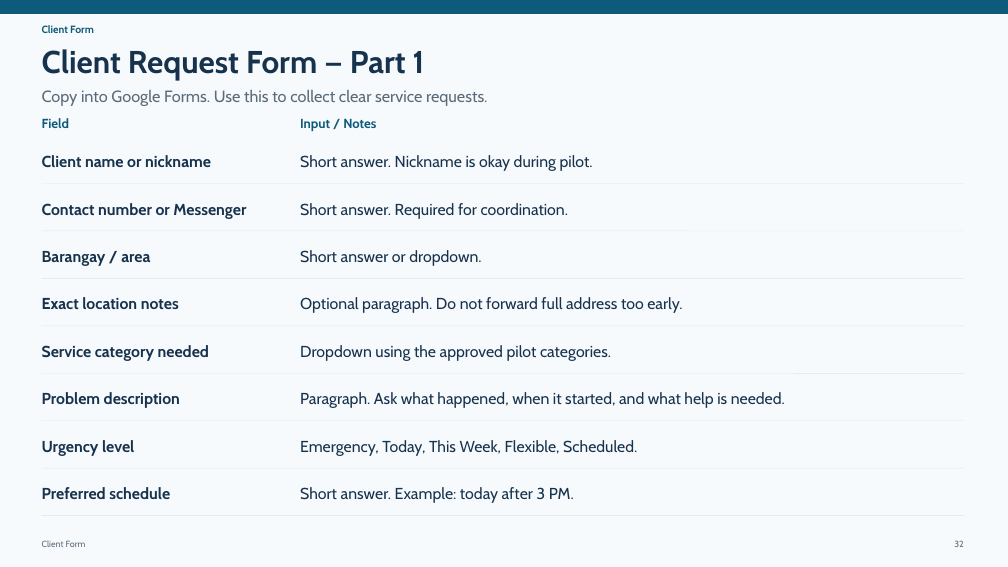
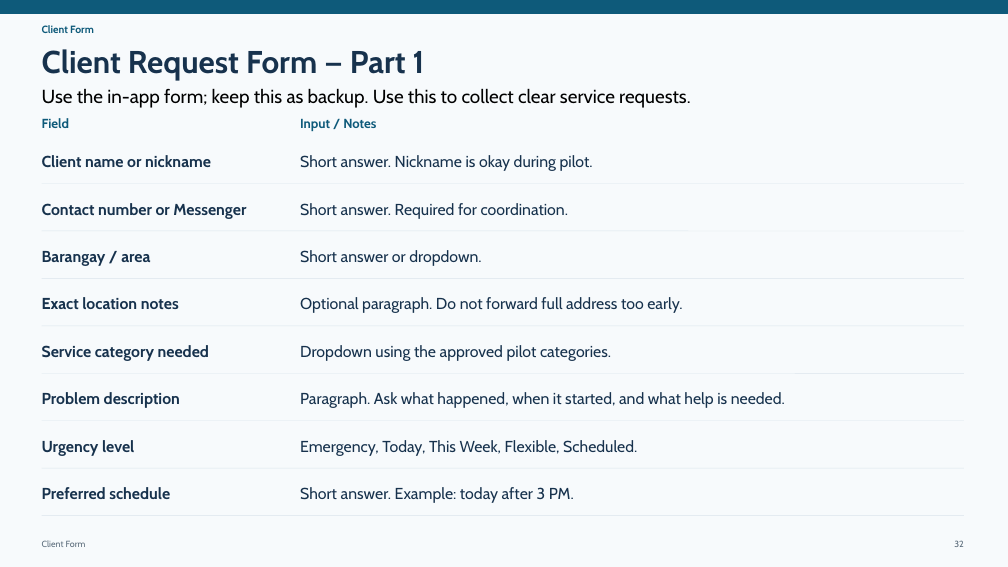
Before and after one commit to jmaeacido/jmaeacido.github.io, a slide deck: slide 32 of mockups/kaila-marketplace/presentation/KAILA_Detailed_To_Do_List_with_Templates_and_Forms_Presentation.pptx. Drawn at 1008x567 pixels with LibreOffice and Linux fonts; fonts in the diff are those of the drawing. Boxes give left, top, right and bottom in pixels: in the first picture for what was removed or moved away, otherwise in the second. Text is boxed around its words. In the diff, an @@ line names an element or a change of style, - is before the commit and + after.

```diff
--- a/mockups/kaila-marketplace/presentation/KAILA_Detailed_To_Do_List_with_Templates_and_Forms_Presentation.pptx
+++ b/mockups/kaila-marketplace/presentation/KAILA_Detailed_To_Do_List_with_Templates_and_Forms_Presentation.pptx
@@ text at box(42, 88, 690, 108): text changed; size 15.5 to 18 pt; text colour #5A6B7A to #000000 @@
-Copy into Google Forms. Use this to collect clear service requests.
+Use the in-app form; keep this as backup. Use this to collect clear service requests.
```
Also in this commit, not shown: 4 other slides changed, 5 other files.
